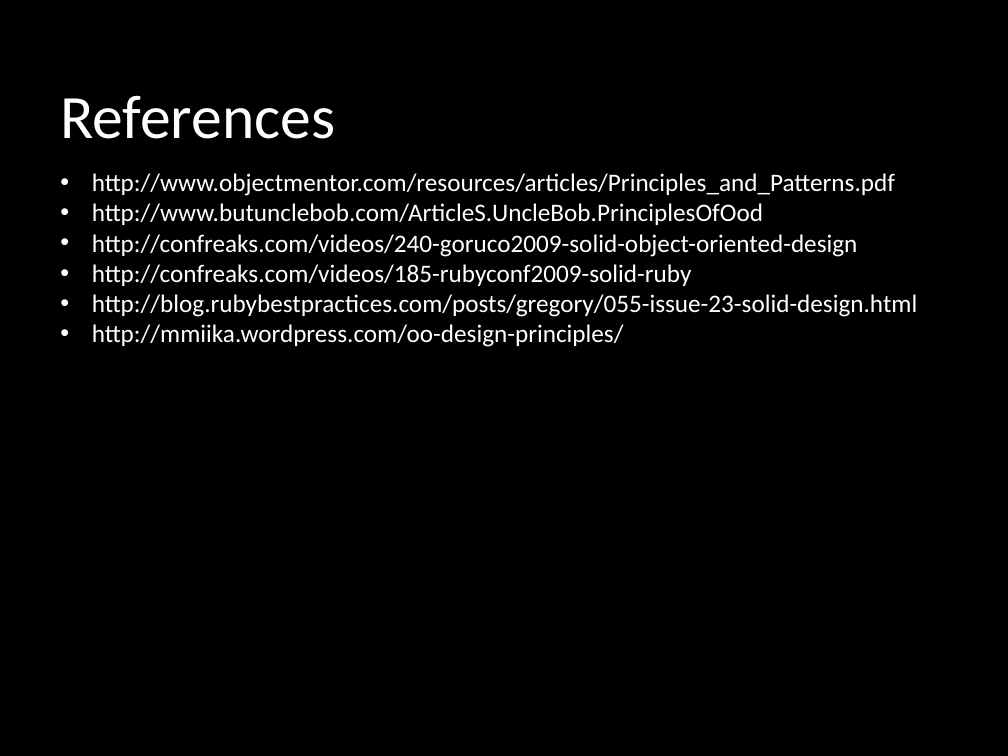
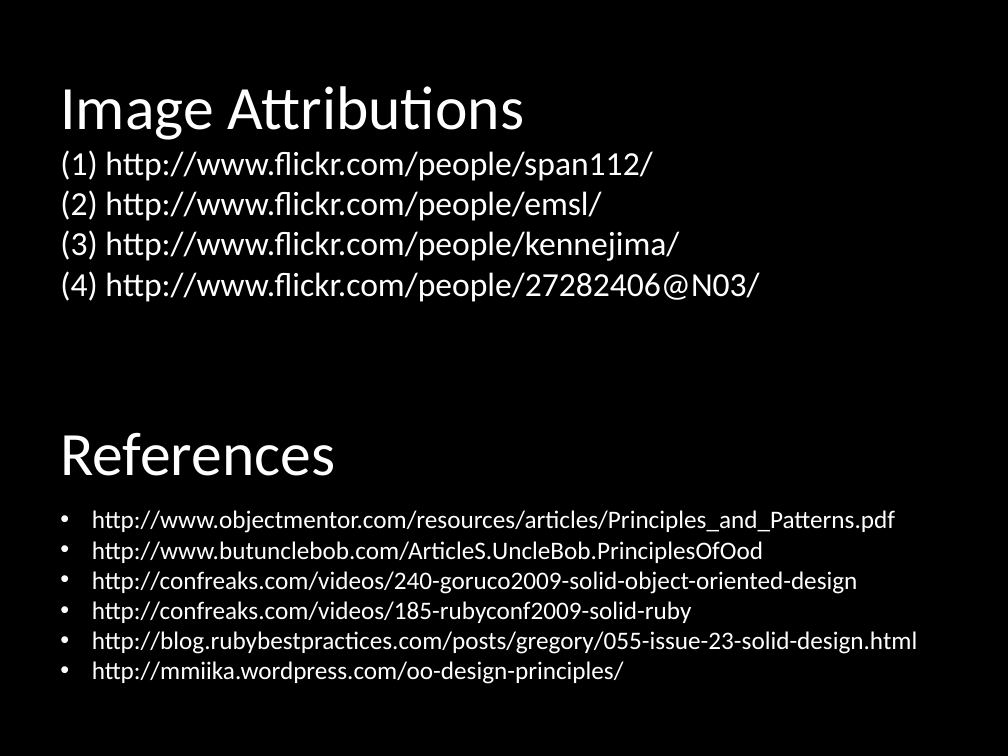
Before and after one commit to mikegehard/Better-Ruby-Through-Design-Principles, a slide deck: slide 29 of BetterRubyThroughDesignPatterns.pptx (slide 24 before the commit). Drawn at 1008x756 pixels with LibreOffice and Linux fonts; fonts in the diff are those of the drawing. Boxes give left, top, right and bottom in pixels: in the first picture for what was removed or moved away, otherwise in the second. Text is boxed around its words. In the diff, an @@ line names an element or a change of style, - is before the commit and + after.

Commit message:
More updates

```diff
--- a/BetterRubyThroughDesignPatterns.pptx
+++ b/BetterRubyThroughDesignPatterns.pptx
@@ title added at (60, 86, 759, 302), 24 pt, text #FFFFFF @@
+Image Attributions
+(1) http://www.flickr.com/people/span112/
+(2) http://www.flickr.com/people/emsl/
+(3) http://www.flickr.com/people/kennejima/
+(4) http://www.flickr.com/people/27282406@N03/
@@ text "References": place and size @@
-text "References" at (60, 95, 335, 139)
+text "References" at (60, 432, 335, 476)
@@ text "http://www.objectmentor.com/resources/articles/Principles_an ...": place and size @@
-text "http://www.objectmentor.com/resources/articles/Principles_an ..." at (92, 173, 918, 347)
+text "http://www.objectmentor.com/resources/articles/Principles_an ..." at (92, 510, 918, 684)
```
Also in this commit, not shown: 2 other slides changed, 7 slides added, 2 slides removed.
